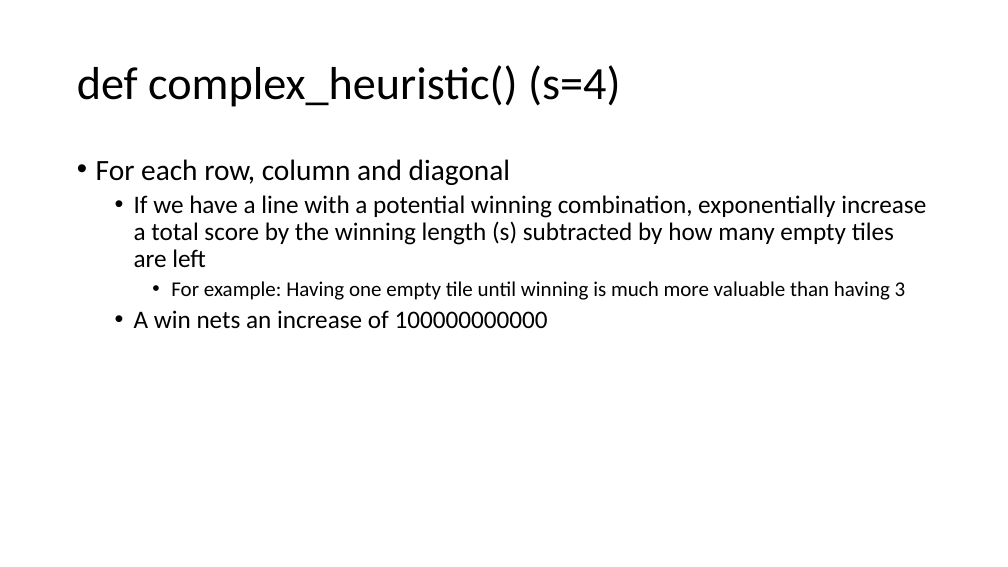
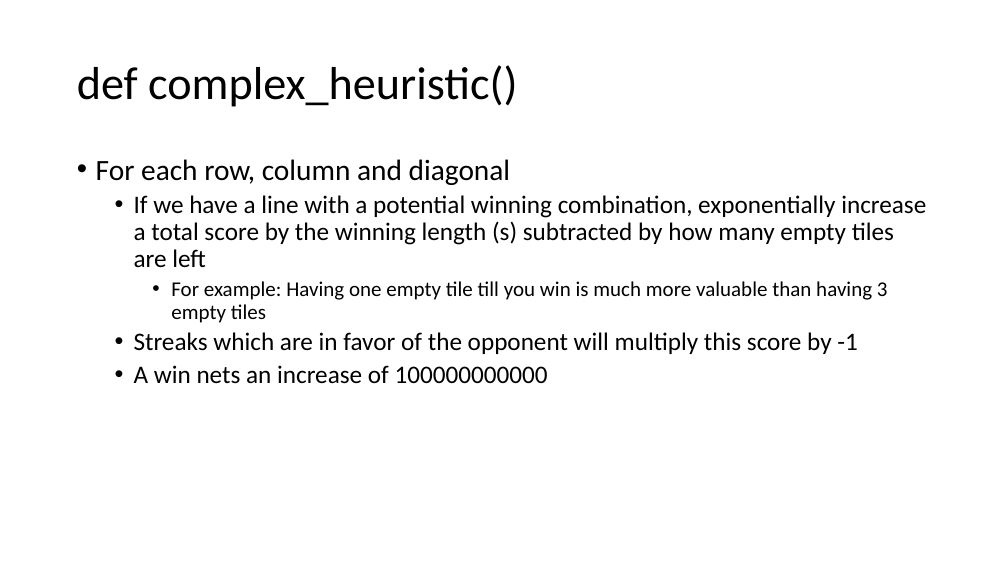
Before and after one commit to jaredcohen1998/comp472-miniproject2, a slide deck: slide 20 of powerpoint.pptx (slide 21 before the commit). Drawn at 1008x567 pixels with LibreOffice and Linux fonts; fonts in the diff are those of the drawing. Boxes give left, top, right and bottom in pixels: in the first picture for what was removed or moved away, otherwise in the second. Text is boxed around its words. In the diff, an @@ line names an element or a change of style, - is before the commit and + after.

```diff
--- a/powerpoint.pptx
+++ b/powerpoint.pptx
@@ title at box(77, 65, 517, 107): text changed @@
-def complex_heuristic() (s=4)
+def complex_heuristic()
@@ text at box(134, 281, 888, 354): text changed @@
-    • For example: Having one empty tile until winning is much more valuable than having 3
+    • For example: Having one empty tile till you win is much more valuable than having 3 empty tiles
+  • Streaks which are in favor of the opponent will multiply this score by -1
```
Also in this commit, not shown: 2 other slides changed, 2 slides added.
